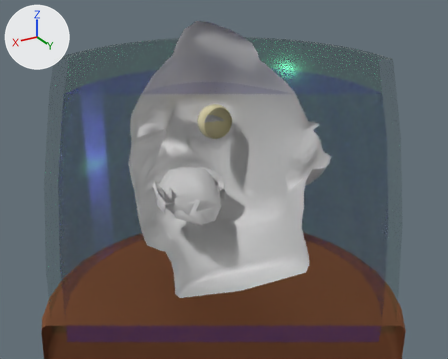
A saved change to the FBX model Assets/ElectricalVRTests/elec_tero/elec_tero.fbx.
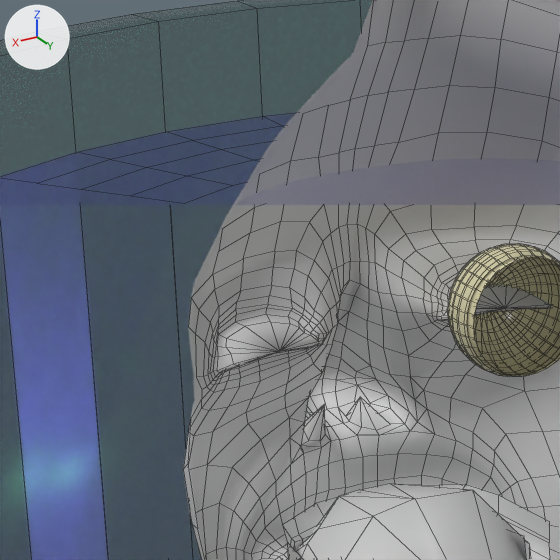
Each version appears first from a 50 mm lens placed at (0.883, 1.379, 1.228), pointed at (-0.006, -0.102, 0.487), and next in a close-up on the part from 18% to 51% of the width and 11% to 52% of the height. Lighting does not change. The marker at upper left points along +X, +Y and +Z. The close-ups show mesh edges as thin lines. Everything nearer to the camera than a plane just in front of the edit is cut away. Where no turn or scale is listed for an object, it has been applied to the vertices. Vertices at the same position are counted once.

In view in the first close-up: 'Tero_eyes', 'Tero_eyes_shading', 'Tero_head', 'Tero_jar', 'Tero_jar_water', 'Tero_teeth_upper'.
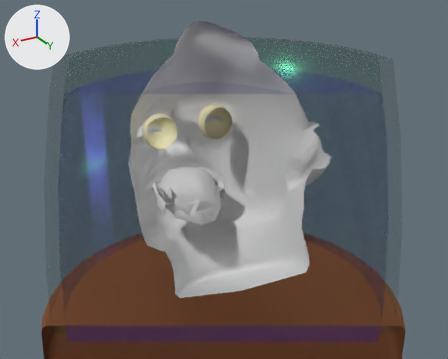
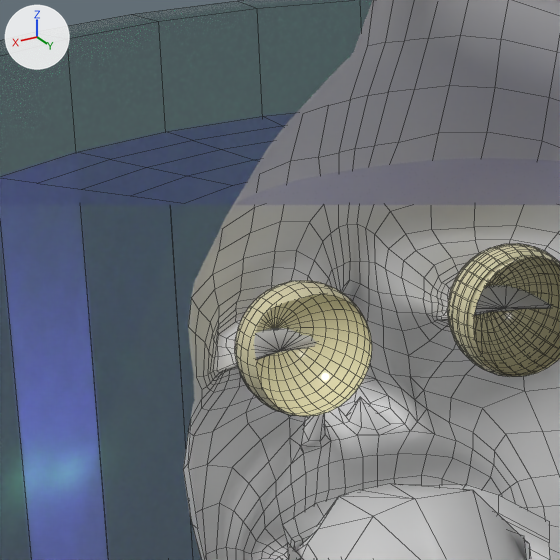
Location of each change, (x1, y1, x2, y2) in pixels of the close-ups (560 x 560 px):
'Tero_eyes', reshaped
    before: (467, 256, 560, 375)
    after: (235, 256, 560, 416)
part 1 of me_sphere, added (beige)
    after: (235, 280, 372, 416)

What the commit changed:
me_sphere has 321 vertices, 320 faces and spans x -0.0521..0.0521, y -0.0521..0.02, z -0.0521..0.0521.
me_sphere is used by ob_tero_eyes; location (-0.0325, -0.2017, 0.6388).
me_sphere part 1: the loose piece of 321 vertices spanning x -0.0521..0.0521, y -0.0521..0.02, z -0.0521..0.0521 is copied, and the copy is mirrored in x about its middle, then moved by (0.1855, 0.0, 0.0); it spans x 0.1333..0.2376, y -0.0521..0.02, z -0.0521..0.0521.
